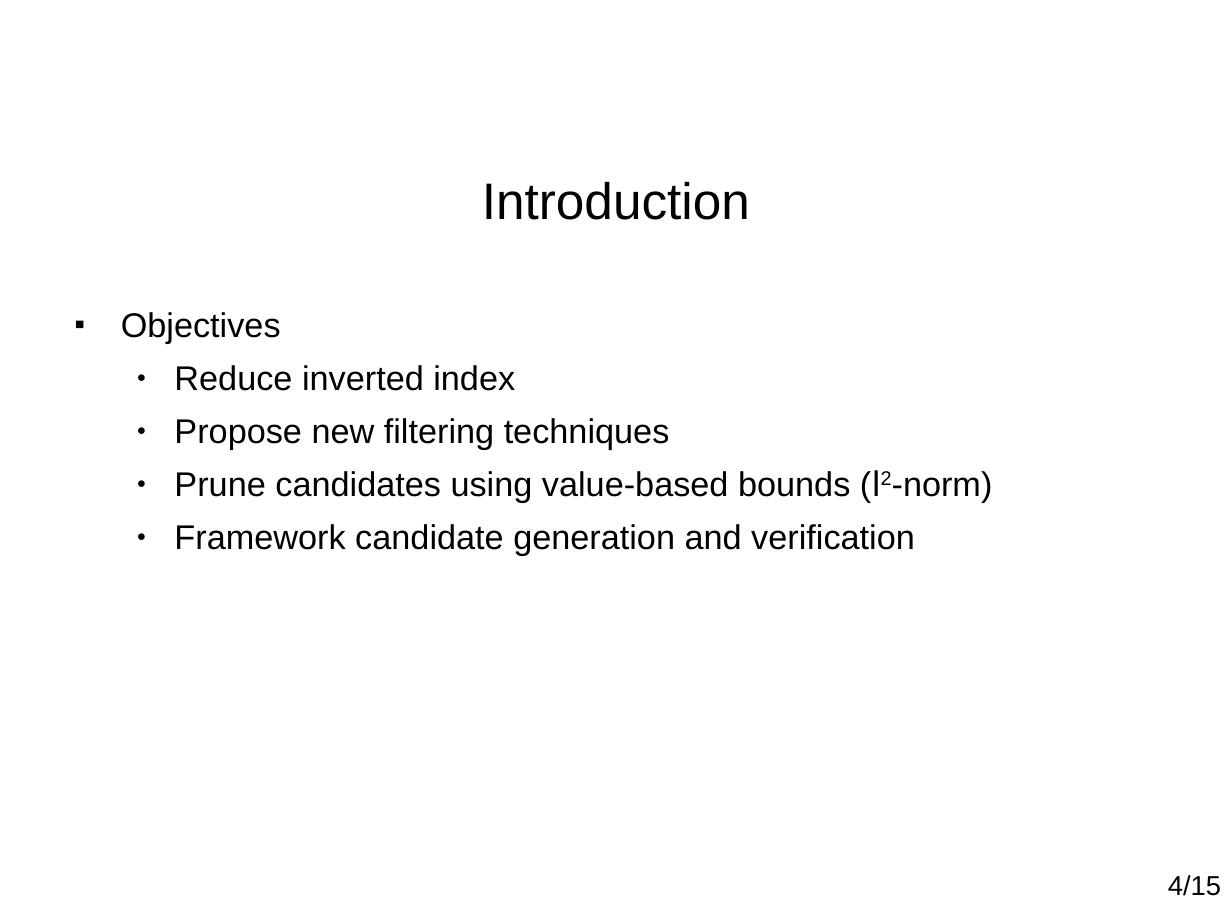
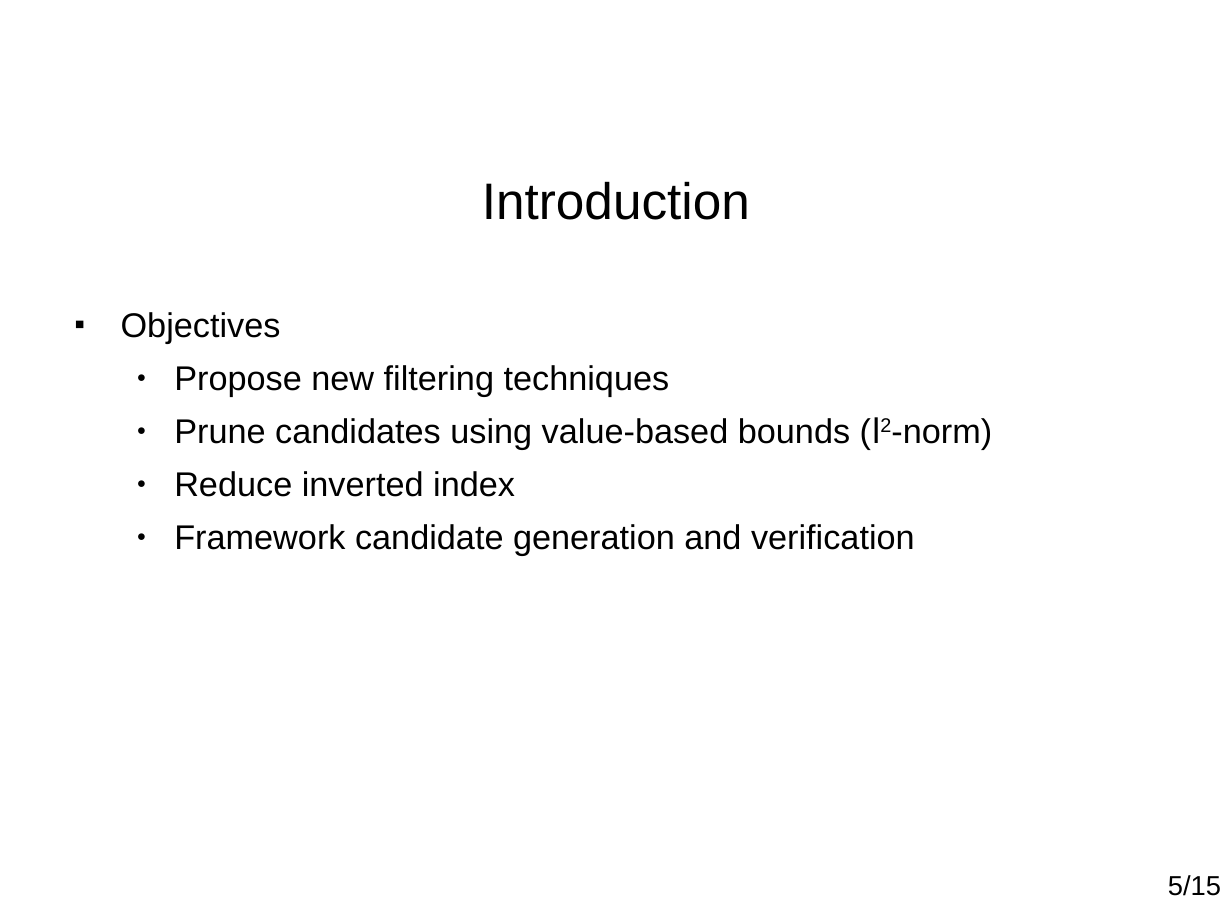
Before and after one commit to paulohq/apresentacao-L2AP, a slide deck: slide 6 of apresentacao-L2AP.ppt. Drawn at 1232x924 pixels with LibreOffice and Linux fonts; fonts in the diff are those of the drawing; background and template pictures are left out. Boxes give left, top, right and bottom in pixels: in the first picture for what was removed or moved away, otherwise in the second. Text is boxed around its words. In the diff, an @@ line names an element or a change of style, - is before the commit and + after.

```diff
--- a/apresentacao-L2AP.ppt
+++ b/apresentacao-L2AP.ppt
@@ text at (121,312,992,556): indent changed @@
@@ text at (174,365,515,391): paragraph removed @@
-  ● Reduce inverted index
@@ text at (174,471,515,497): paragraph added @@
+  ● Reduce inverted index
@@ text at (1168,875,1221,896): text changed @@
-4/15
+5/15
```
Also in this commit, not shown: 14 other slides changed, 1 slide added, 1 other file.
